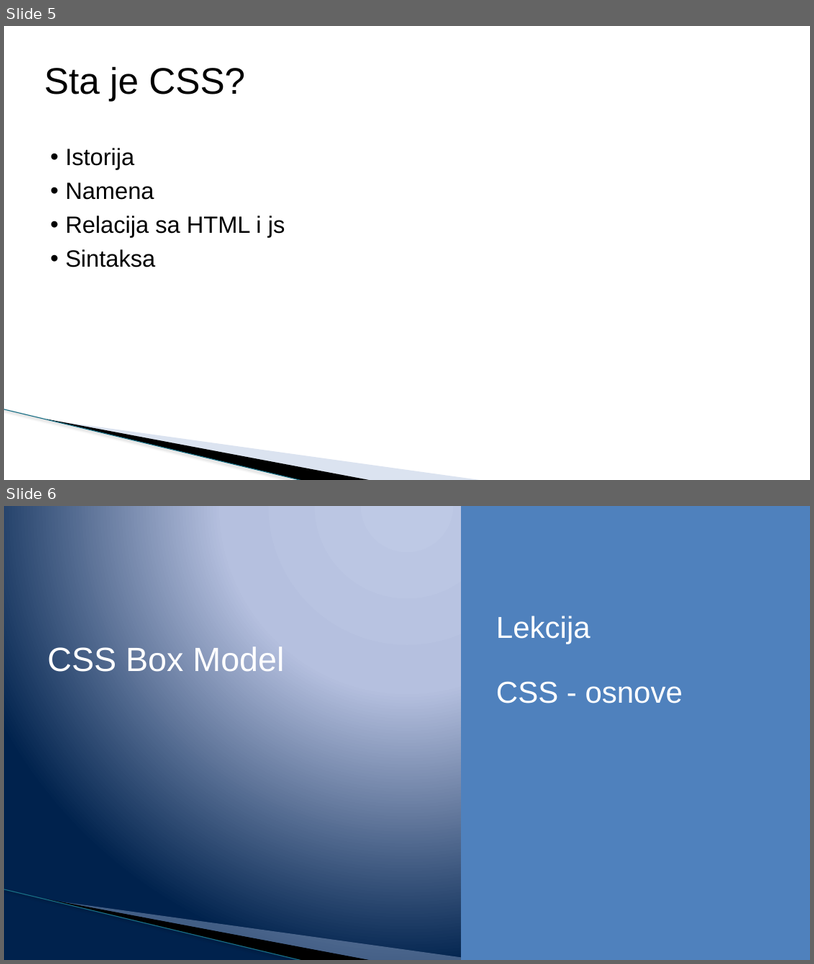
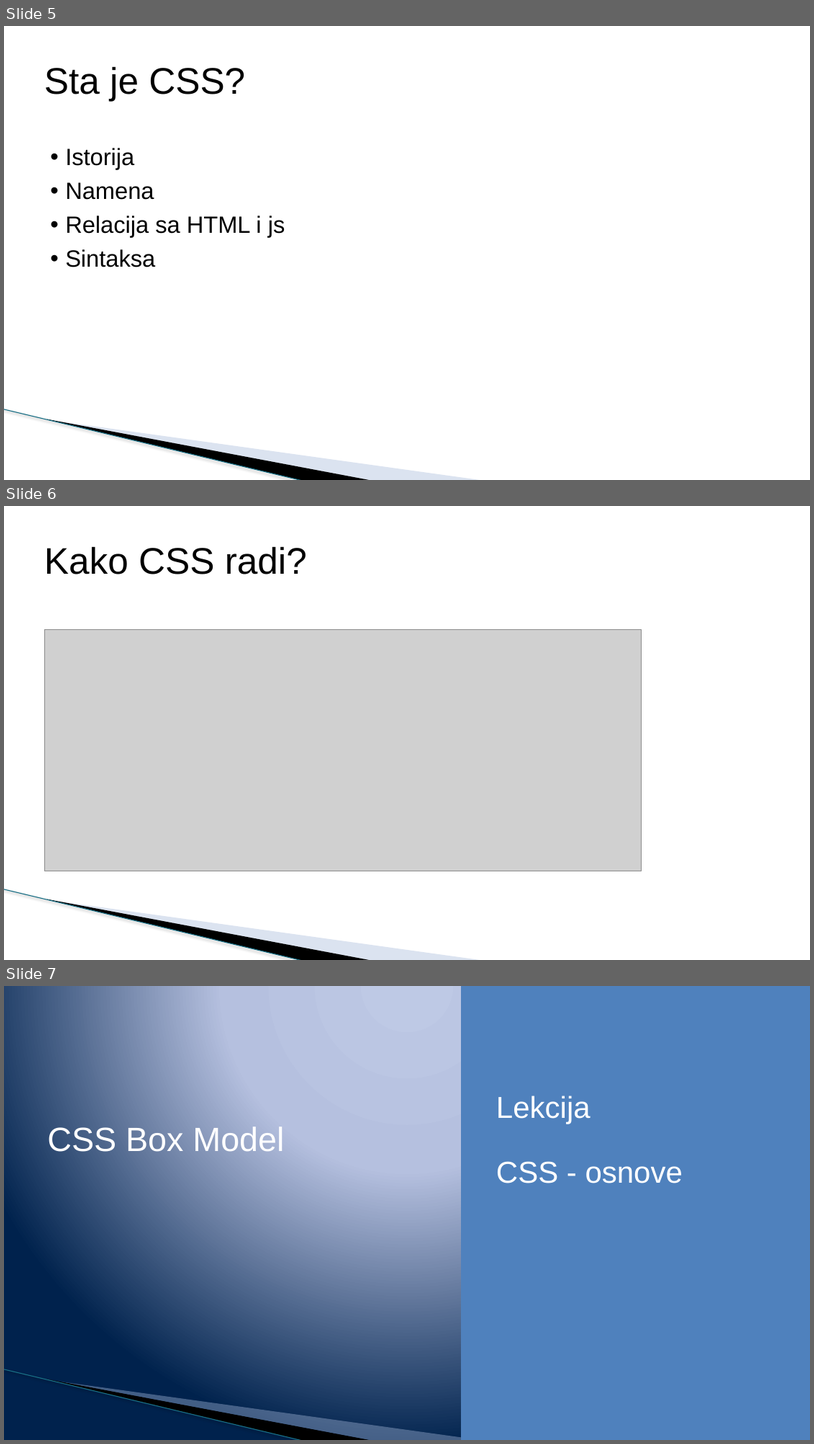
Before and after one commit to todalexcode/kurs-front-end, a slide deck: sesija-20/PPT/Front-End Developer-20.pptx. Shown one above the other, each under a label of ours: slides 5 and 6 before the commit, slides 5, 6 and 7 after it. The pictures are 814x964 and 814x1444 pixels, drawn with LibreOffice and Linux fonts; fonts in the diff are those of the drawing; grey boxes stand for pictures; background and template pictures are left out. Boxes give left, top, right and bottom in pixels: in the first picture for what was removed or moved away, otherwise in the second. Text is boxed around its words. In the diff, an @@ line names an element or a change of style, - is before the commit and + after.

```diff
--- a/sesija-20/PPT/Front-End Developer-20.pptx
+++ b/sesija-20/PPT/Front-End Developer-20.pptx
@@ slide 6 added at (4,506,810,960), background #FFFFFF; not listed: 3 template elements that a slide beside it also shows @@
@@ title added at (44,546,307,574), 44 pt, text #000000 @@
+Kako CSS radi?
@@ picture added at (44,629,642,871) @@
@@ what was slide 6 is now slide 7 @@
```
Also in this commit, not shown: 1 slide changed, 1 slide removed, 50 other files.
